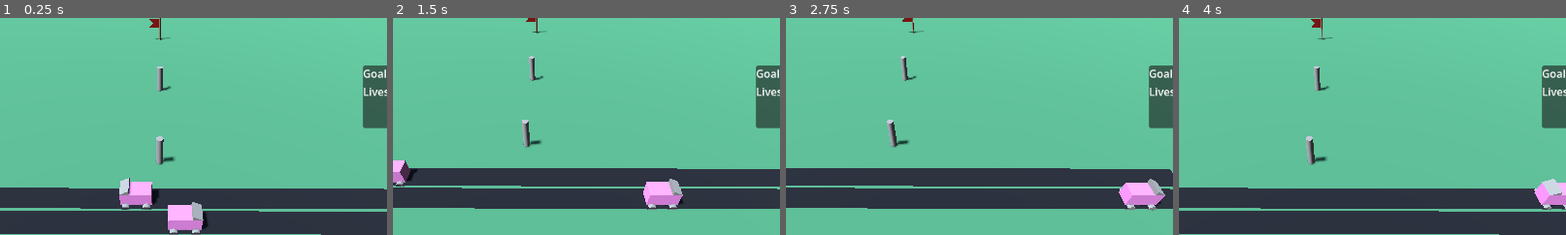
Above: before the commit, frames 1-4 (left to right).
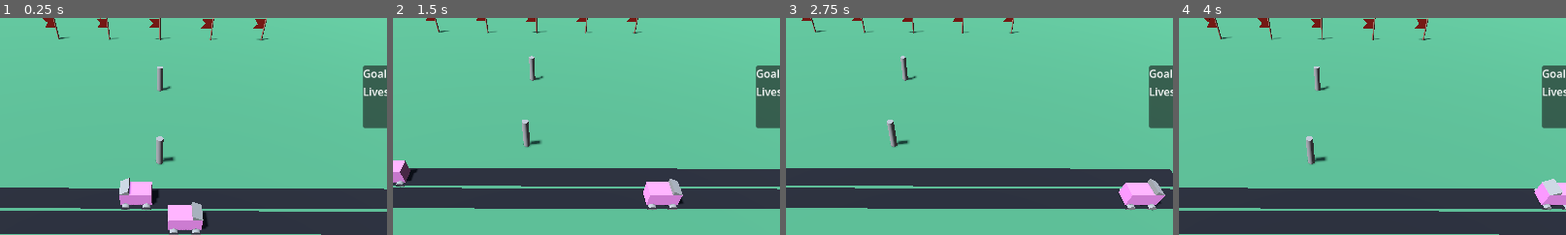
Above: after the commit, the same moments.

Repository: chloedixon11/danger-dodger
Game: Godot game, scene res://Main/Main.tscn
Two runs of this game, one before a commit and one after it. Both use one fixed random seed, a clock stepped at 60 frames per second and the inputs below.
Inputs:
- Up to frame 1 (0.25 s): no input
- Up to frame 2 (1.5 s): hold D (move_right) 0.53-1.28 s; hold S (move_down) from 1.28 s (still down)
- Up to frame 3 (2.75 s): release S (move_down) at 2.03 s; hold D (move_right) from 2.03 s (still down)
- Up to frame 4 (4 s): release D (move_right) at 2.78 s; hold W (move_up) 2.78-3.53 s; hold A (move_left) from 3.53 s (still down)
The pictures show only the part of the screen within x 29-79%, y 0-50%; the shares and areas given below are measured in that part.

The runs differ from the first frame. In frame 1, 0.6% of the frame differs, in the area x 11-70%, y 0-11%; in frame 2, 0.3%; in frame 3, 0.3%; in frame 4, 0.6%, in the area x 6-66%, y 0-11%.

Commit message:
Duck collision and goals success

Diff:
--- a/Code/Duck/Duck.gd
+++ b/Code/Duck/Duck.gd
@@ -7,13 +7,14 @@
 
 @export var lives: int = 3
 
-var spawning_point: Vector3
 var leap_distance: float = 1.0
 var weight: float = 1.0
 var weight_speed: float = 5.0
 
-var current_spot: Vector3 = Vector3.ZERO
-var next_spot: Vector3 = Vector3.ZERO
+var main: Main
+var spawning_point: Vector3
+var current_spot: Vector3
+var next_spot: Vector3
 
 func _ready() -> void:
 	area_entered.connect(on_entered)
@@ -21,6 +22,7 @@
 	spawning_point = position
 	current_spot = position
 	next_spot = position
+	main = get_parent()
 
 	update_lives(0)
 
@@ -78,14 +80,16 @@
 
 	next_spot = spawning_point
 	weight = 0.0
-	pass
+
 
 func on_entered(other_area: Area3D) -> void:
+	if other_area is Goal:
+		respawn()
+		print("Goal!!!")
+		other_area.set_occupied()
+		main.check_game_over()
+
 	if other_area is Vehicle:
 		update_lives(-1)
 		respawn()
 		print(lives)
-
-	if other_area is Goal:
-		print("Goal!!!")
-		respawn()
--- a/Code/Goal/Goal.gd
+++ b/Code/Goal/Goal.gd
@@ -1,2 +1,13 @@
 extends Area3D
 class_name Goal
+
+@onready var duck_graphics: Node3D = $DuckGraphics
+
+var occupied: bool = false
+
+func _ready() -> void:
+	duck_graphics.hide()
+
+func set_occupied():
+	occupied = true
+	duck_graphics.show()
--- a/Code/Goal/Goal.tscn
+++ b/Code/Goal/Goal.tscn
@@ -12,21 +12,48 @@
 bottom_radius = 0.045410156
 height = 1.0869141
 
+[sub_resource type="StandardMaterial3D" id="StandardMaterial3D_kaxx0"]
+albedo_color = Color(0.5058824, 0.078431375, 0.003921569, 1)
+
+[sub_resource type="PrismMesh" id="PrismMesh_rawk2"]
+left_to_right = 1.0
+size = Vector3(0.3, 0.3, 0.001)
+
+[sub_resource type="StandardMaterial3D" id="StandardMaterial3D_mbkht"]
+albedo_color = Color(0.5058824, 0.078431375, 0.003921569, 1)
+
 [sub_resource type="StandardMaterial3D" id="StandardMaterial3D_prjlw"]
 albedo_color = Color(0.50619864, 0.080240615, 0.004818995, 1)
 
 [sub_resource type="BoxMesh" id="BoxMesh_rawk2"]
 size = Vector3(0.41015625, 0.44921875, 0.001)
 
-[sub_resource type="StandardMaterial3D" id="StandardMaterial3D_mbkht"]
-albedo_color = Color(0.5058824, 0.078431375, 0.003921569, 1)
+[sub_resource type="BoxMesh" id="BoxMesh_prjlw"]
+size = Vector3(1, 0.8149414, 1)
 
-[sub_resource type="PrismMesh" id="PrismMesh_rawk2"]
-left_to_right = 1.0
-size = Vector3(0.3, 0.3, 0.001)
+[sub_resource type="StandardMaterial3D" id="StandardMaterial3D_4rf3h"]
+albedo_color = Color(0.72797436, 0.569954, 0.366232, 1)
 
-[sub_resource type="StandardMaterial3D" id="StandardMaterial3D_kaxx0"]
-albedo_color = Color(0.5058824, 0.078431375, 0.003921569, 1)
+[sub_resource type="BoxMesh" id="BoxMesh_0wg2r"]
+size = Vector3(0.41577148, 0.1204834, 0.5247803)
+
+[sub_resource type="BoxMesh" id="BoxMesh_3vcrj"]
+size = Vector3(0.58792114, 0.115600586, 0.46533203)
+
+[sub_resource type="StandardMaterial3D" id="StandardMaterial3D_hbagr"]
+albedo_color = Color(0.12773594, 0.12773594, 0.12773594, 1)
+
+[sub_resource type="CylinderMesh" id="CylinderMesh_7qlcw"]
+top_radius = 0.104003906
+bottom_radius = 0.104003906
+height = 0.5687866
+
+[sub_resource type="StandardMaterial3D" id="StandardMaterial3D_rmyke"]
+albedo_color = Color(0.97928363, 0.74675786, 0.8104903, 1)
+
+[sub_resource type="CapsuleMesh" id="CapsuleMesh_pbxir"]
+radius = 0.036132813
+height = 0.13282013
 
 [node name="Goal" type="Area3D" unique_id=1585610551]
 script = ExtResource("1_prjlw")
@@ -34,22 +61,62 @@
 [node name="CollisionShape3D" type="CollisionShape3D" parent="." unique_id=415624707]
 shape = SubResource("BoxShape3D_rawk2")
 
-[node name="MeshInstance3D" type="MeshInstance3D" parent="." unique_id=1228294713]
+[node name="Pole" type="MeshInstance3D" parent="." unique_id=1228294713]
 transform = Transform3D(1, 0, 0, 0, 1, 0, 0, 0, 1, 0, 0.5161133, 0)
 material_override = SubResource("StandardMaterial3D_ng8ot")
 mesh = SubResource("CylinderMesh_rawk2")
 
-[node name="MeshInstance3D2" type="MeshInstance3D" parent="." unique_id=1187556007]
-transform = Transform3D(1, 0, 0, 0, 1, 0, 0, 0, 1, -0.19393313, 0.79636484, -0.014031768)
+[node name="Flag3" type="MeshInstance3D" parent="Pole" unique_id=535841612]
+transform = Transform3D(0.99998087, 0.0061962865, 0, -0.0061962865, 0.99998087, 0, 0, 0, 1, -0.48254728, 0.20926547, -0.007917047)
+material_override = SubResource("StandardMaterial3D_kaxx0")
+mesh = SubResource("PrismMesh_rawk2")
+skeleton = NodePath("../..")
+
+[node name="Flag2" type="MeshInstance3D" parent="Pole" unique_id=848479799]
+transform = Transform3D(-0.0024378002, -0.9999971, 0, 0.9999971, -0.0024378002, 0, 0, 0, 1, -0.48254728, 0.3525784, -0.012857094)
+material_override = SubResource("StandardMaterial3D_mbkht")
+mesh = SubResource("PrismMesh_rawk2")
+skeleton = NodePath("../..")
+
+[node name="Flag" type="MeshInstance3D" parent="Pole" unique_id=1187556007]
+transform = Transform3D(1, 0, 0, 0, 1, 0, 0, 0, 1, -0.19393313, 0.28025156, -0.014031768)
 material_override = SubResource("StandardMaterial3D_prjlw")
 mesh = SubResource("BoxMesh_rawk2")
+skeleton = NodePath("../..")
 
-[node name="MeshInstance3D3" type="MeshInstance3D" parent="." unique_id=848479799]
-transform = Transform3D(-0.0024378002, -0.9999971, 0, 0.9999971, -0.0024378002, 0, 0, 0, 1, -0.48254728, 0.8686917, -0.012857094)
-material_override = SubResource("StandardMaterial3D_mbkht")
-mesh = SubResource("PrismMesh_rawk2")
+[node name="DuckGraphics" type="Node3D" parent="." unique_id=1583021501]
+transform = Transform3D(1, 0, 0, 0, 1, 0, 0, 0, 1, 0, 0, -1.0158148)
 
-[node name="MeshInstance3D4" type="MeshInstance3D" parent="." unique_id=535841612]
-transform = Transform3D(0.99998087, 0.0061962865, 0, -0.0061962865, 0.99998087, 0, 0, 0, 1, -0.48254728, 0.72537875, -0.007917047)
-material_override = SubResource("StandardMaterial3D_kaxx0")
-mesh = SubResource("PrismMesh_rawk2")
+[node name="Body" type="MeshInstance3D" parent="DuckGraphics" unique_id=1754775237]
+transform = Transform3D(1, 0, 0, 0, 1, 0, 0, 0, 1, 0, 0.36822402, 0)
+mesh = SubResource("BoxMesh_prjlw")
+skeleton = NodePath("../..")
+
+[node name="Beak" type="MeshInstance3D" parent="DuckGraphics/Body" unique_id=1054079312]
+transform = Transform3D(1, 0, 0, 0, 1, 0, 0, 0, 1, 0.0024778843, 0.010592699, 0.522591)
+material_override = SubResource("StandardMaterial3D_4rf3h")
+mesh = SubResource("BoxMesh_0wg2r")
+
+[node name="Tail" type="MeshInstance3D" parent="DuckGraphics/Body" unique_id=1953212353]
+transform = Transform3D(0.9995423, 0.030251779, 0, -0.030251779, 0.9995423, 0, 0, 0, 1, 0.005335996, -0.28178978, -0.45145082)
+mesh = SubResource("BoxMesh_3vcrj")
+
+[node name="Left Eye" type="MeshInstance3D" parent="DuckGraphics/Body" unique_id=391584838]
+transform = Transform3D(0.0054771565, -0.9926246, -0.121105224, 0.9999849, 0.005517769, 0, 0.0006682306, -0.121103376, 0.9926397, 0.2819621, 0.18569714, 0.2921418)
+material_override = SubResource("StandardMaterial3D_hbagr")
+mesh = SubResource("CylinderMesh_7qlcw")
+
+[node name="Right Eye" type="MeshInstance3D" parent="DuckGraphics/Body" unique_id=889487033]
+transform = Transform3D(0.0054771565, -0.9926246, -0.121105224, 0.9999849, 0.005517769, 0, 0.0006682306, -0.121103376, 0.9926397, -0.26360685, 0.18569714, 0.2921418)
+material_override = SubResource("StandardMaterial3D_hbagr")
+mesh = SubResource("CylinderMesh_7qlcw")
+
+[node name="Right Blush" type="MeshInstance3D" parent="DuckGraphics/Body" unique_id=1182502294]
+transform = Transform3D(-0.13726856, -0.017327875, -0.99038225, 0.9905219, 0.0025254297, -0.13733205, 0.004880801, -0.99984664, 0.016816983, -0.5188743, 0.060479015, 0.19550256)
+material_override = SubResource("StandardMaterial3D_rmyke")
+mesh = SubResource("CapsuleMesh_pbxir")
+
+[node name="Left Blush" type="MeshInstance3D" parent="DuckGraphics/Body" unique_id=320825890]
+transform = Transform3D(-0.13726856, -0.017327875, -0.99038225, 0.9905219, 0.0025254297, -0.13733205, 0.004880801, -0.99984664, 0.016816983, 0.52065563, 0.06690207, 0.2339627)
+material_override = SubResource("StandardMaterial3D_rmyke")
+mesh = SubResource("CapsuleMesh_pbxir")
--- a/Code/Main/Main.gd
+++ b/Code/Main/Main.gd
@@ -1,4 +1,26 @@
 extends Node
 class_name Main
 
-var duck: Duck
+@onready var goal_0: Goal = $Goals/Goal0
+@onready var goal_1: Goal = $Goals/Goal1
+@onready var goal_2: Goal = $Goals/Goal2
+@onready var goal_3: Goal = $Goals/Goal3
+@onready var goal_4: Goal = $Goals/Goal4
+@onready var pause_menu: PauseMenu = $PauseMenu
+
+var goals: Array
+
+func _ready() -> void:
+	goals.append(goal_0)
+	goals.append(goal_1)
+	goals.append(goal_2)
+	goals.append(goal_3)
+	goals.append(goal_4)
+
+func check_game_over():
+	for goal in goals:
+		if not goal.occupied:
+			print("Game not over")
+			return
+	print("Game Over")
+	pause_menu.game_over("Game Over")
--- a/Code/Main/Main.tscn
+++ b/Code/Main/Main.tscn
@@ -73,11 +73,25 @@
 [node name="Vehicle" parent="Lane2" unique_id=909842682 instance=ExtResource("4_ps1la")]
 transform = Transform3D(-1, 0, 8.742278e-08, 0, 1, 0, -8.742278e-08, 0, -1, 0, 0, 0)
 
-[node name="Goal" parent="." unique_id=1585610551 instance=ExtResource("5_6aewd")]
-transform = Transform3D(1, 0, 0, 0, 1, 0, 0, 0, 1, 0, 0, -16.11776)
-
 [node name="PauseMenu" parent="." unique_id=709300660 instance=ExtResource("6_u2i7p")]
 offset_left = -96.0
 offset_top = -59.0
 offset_right = 96.0
 offset_bottom = 56.0
+
+[node name="Goals" type="Node3D" parent="." unique_id=1980477512]
+
+[node name="Goal0" parent="Goals" unique_id=1585610551 instance=ExtResource("5_6aewd")]
+transform = Transform3D(1, 0, 0, 0, 1, 0, 0, 0, 1, 0, 0, -16.11776)
+
+[node name="Goal1" parent="Goals" unique_id=735385629 instance=ExtResource("5_6aewd")]
+transform = Transform3D(1, 0, 0, 0, 1, 0, 0, 0, 1, 3, 0, -16.11776)
+
+[node name="Goal2" parent="Goals" unique_id=455621593 instance=ExtResource("5_6aewd")]
+transform = Transform3D(1, 0, 0, 0, 1, 0, 0, 0, 1, -3, 0, -16.11776)
+
+[node name="Goal3" parent="Goals" unique_id=141104445 instance=ExtResource("5_6aewd")]
+transform = Transform3D(1, 0, 0, 0, 1, 0, 0, 0, 1, -6, 0, -16.11776)
+
+[node name="Goal4" parent="Goals" unique_id=1598447294 instance=ExtResource("5_6aewd")]
+transform = Transform3D(1, 0, 0, 0, 1, 0, 0, 0, 1, 6, 0, -16.11776)
--- a/Code/PauseMenu/PauseMenu.gd
+++ b/Code/PauseMenu/PauseMenu.gd
@@ -8,6 +8,7 @@
 
 # Called when the node enters the scene tree for the first time.
 func _ready() -> void:
+	hide()
 	play_button.pressed.connect(on_play_button_pressed)
 	quit_button.pressed.connect(on_quit_button_pressed)
 
@@ -25,6 +26,11 @@
 		show()
 		get_tree().paused = true
 
+func game_over(message: String):
+	title.text = message
+	play_button.text = "Play Again?"
+	show()
+
 
 func on_play_button_pressed():
 	get_tree().paused = false
--- a/Code/PauseMenu/PauseMenu.tscn
+++ b/Code/PauseMenu/PauseMenu.tscn
@@ -96,7 +96,6 @@
 
 [node name="PauseMenu" type="PanelContainer" unique_id=709300660]
 process_mode = 3
-visible = false
 anchors_preset = 8
 anchor_left = 0.5
 anchor_top = 0.5
--- a/Code/project.godot
+++ b/Code/project.godot
@@ -14,8 +14,8 @@
 
 [application]
 
-config/name="Danger X-ing"
-run/main_scene="res://Main/Main.tscn"
+config/name="Danger Dodger"
+run/main_scene="uid://cib786y4fr7cb"
 config/features=PackedStringArray("4.7")
 config/icon="res://Main/icon.png"
 
